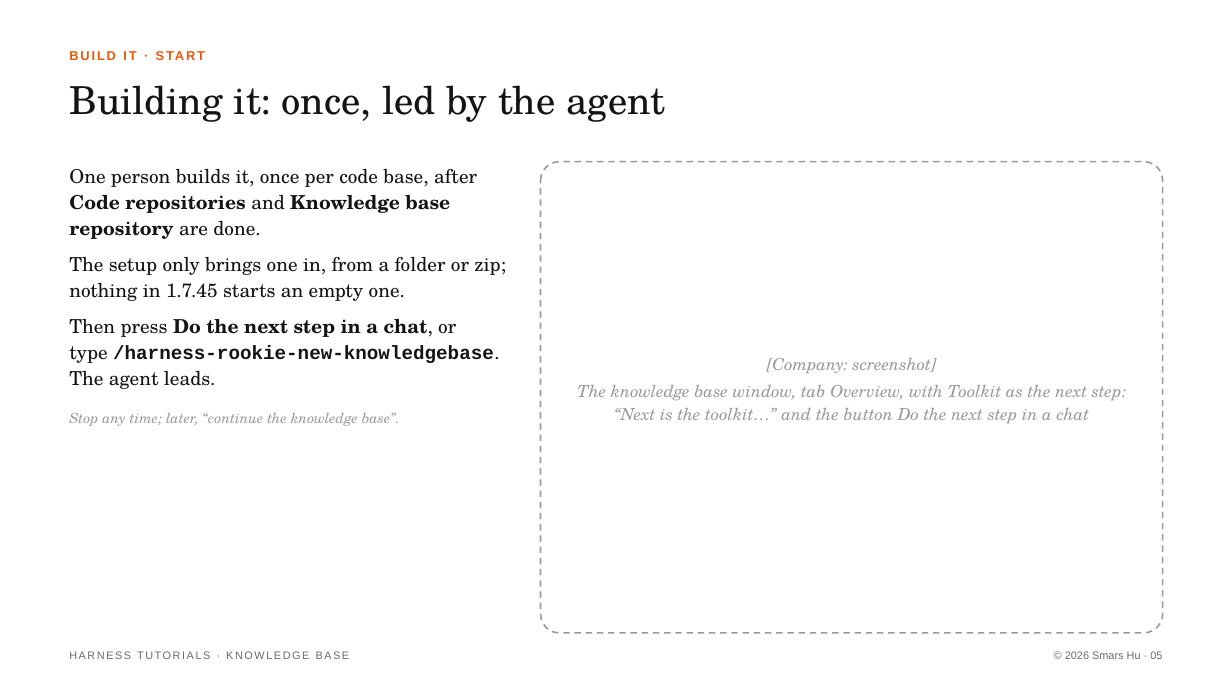
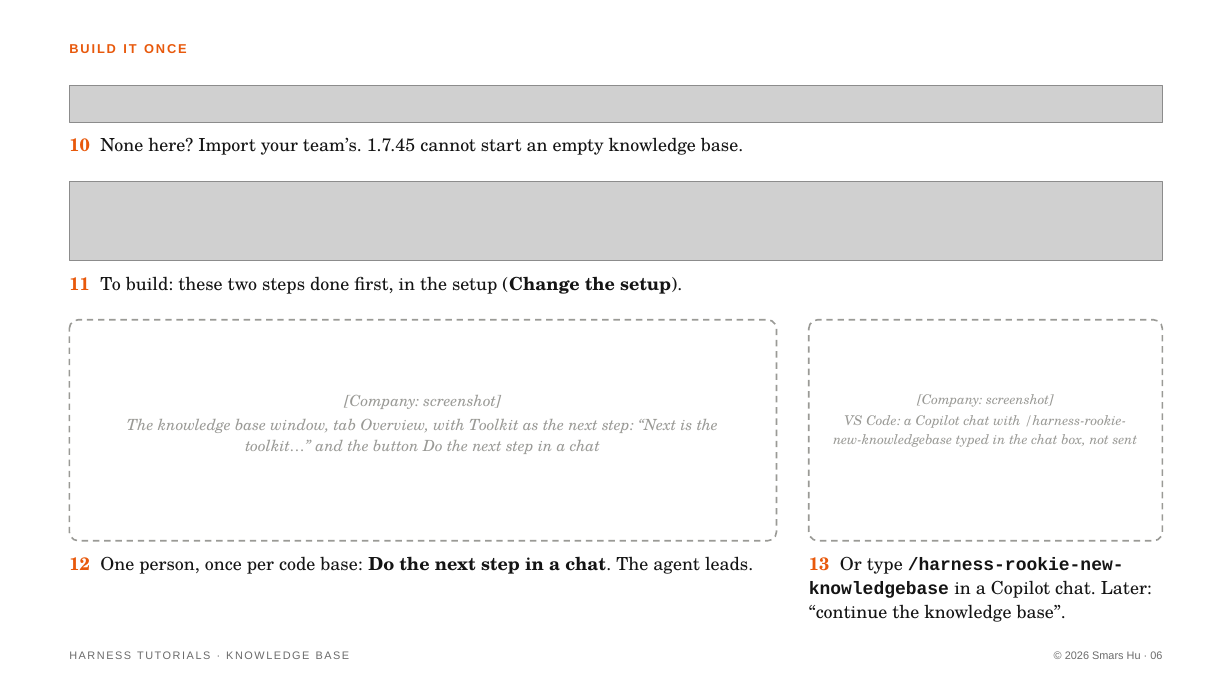
Before and after one commit to Smars-Bin-Hu/ai-exploration, a slide deck: slide 6 of source/tutorials/6_kb.pptx (slide 5 before the commit). Drawn at 1232x693 pixels with LibreOffice and Linux fonts; fonts in the diff are those of the drawing; grey boxes stand for pictures. Boxes give left, top, right and bottom in pixels: in the first picture for what was removed or moved away, otherwise in the second. Text is boxed around its words. In the diff, an @@ line names an element or a change of style, - is before the commit and + after.

```diff
--- a/source/tutorials/6_kb.pptx
+++ b/source/tutorials/6_kb.pptx
@@ text at (x1=69, y1=44, x2=187, y2=53): text changed @@
-BUILD IT · START
+BUILD IT ONCE
@@ text removed at (x1=69, y1=85, x2=666, y2=122) @@
-Building it: once, led by the agent
@@ picture added at (x1=69, y1=85, x2=1163, y2=122) @@
@@ text added at (x1=69, y1=137, x2=743, y2=155), 14 pt, text #141414 @@
+10 None here? Import your team’s. 1.7.45 cannot start an empty knowledge base.
@@ text removed at (x1=69, y1=169, x2=506, y2=389) @@
-One person builds it, once per code base, after Code repositories and Knowledge base repository are done.
-The setup only brings one in, from a folder or zip; nothing in 1.7.45 starts an empty one.
-Then press Do the next step in a chat, or type /harness-rookie-new-knowledgebase. The agent leads.
@@ picture added at (x1=69, y1=181, x2=1163, y2=261) @@
@@ text added at (x1=69, y1=276, x2=682, y2=294), 14 pt, text #141414 @@
+11 To build: these two steps done first, in the setup (Change the setup).
@@ rounded rectangle added at (x1=69, y1=320, x2=776, y2=541), outline #9A9A96 1.25 pt dashed @@
@@ rounded rectangle resized from (x1=541, y1=162, x2=1163, y2=633) to (x1=809, y1=320, x2=1163, y2=541) @@
@@ text "[Company: screenshot]" moved from (x1=577, y1=358, x2=1127, y2=423) to (x1=127, y1=395, x2=718, y2=454) @@
@@ text "[Company: screenshot]" at (x1=127, y1=395, x2=718, y2=454): size 13 to 12 pt; less space between paragraphs @@
@@ text removed at (x1=69, y1=413, x2=400, y2=426) @@
-Stop any time; later, “continue the knowledge base”.
@@ text added at (x1=833, y1=394, x2=1138, y2=447), 10.5 pt, text #9A9A96, italic @@
+[Company: screenshot]
+VS Code: a Copilot chat with /harness-rookie-new-knowledgebase typed in the chat box, not sent
@@ text added at (x1=69, y1=556, x2=753, y2=574), 14 pt, text #141414 @@
+12 One person, once per code base: Do the next step in a chat. The agent leads.
@@ text added at (x1=809, y1=556, x2=1152, y2=622), 14 pt, text #141414 @@
+13 Or type /harness-rookie-new-knowledgebase in a Copilot chat. Later: “continue the knowledge base”.
```
Also in this commit, not shown: 6 other slides changed, 10 slides added, 7 slides removed, 15 other files.
